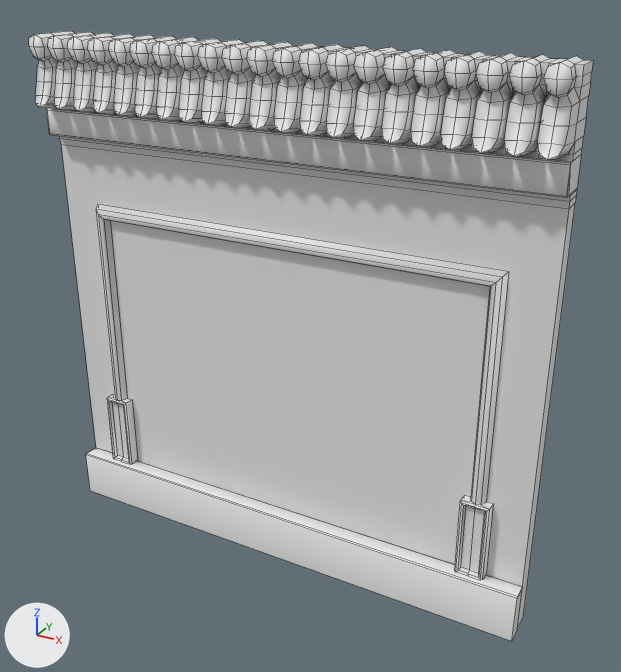
The FBX model Assets/3D Models/AntigoEgito/FBX_Egito/ParedeTemploEgipcio.fbx as it was, and as the next commit left it.
One viewpoint serves both versions: a 50 mm camera at (9.8, -5.23, 4.53) aimed at (6.98, -0.1, 1.97). Lighting does not change. The marker at lower left points along +X, +Y and +Z. Mesh edges are drawn as thin lines. Where no turn or scale is listed for an object, it has been applied to the vertices.

Names of what the first picture shows: 'ParedeTemploEgipcio'.
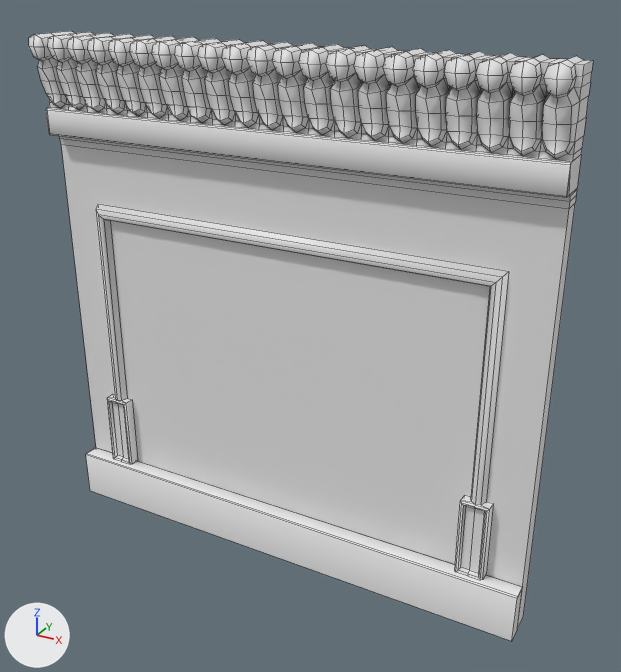
What differs and where, as boxes (x1, y1, x2, y2) in the pictures (621 x 672 px; the box of a moved part takes in the faces that stretch with it):
```json
{"object": "ParedeTemploEgipcio", "change": "reshaped, shading changed", "before": [29, 31, 593, 641], "after": [29, 31, 593, 641]}
{"part": 1, "of": "me_paredetemploegipcio_001", "change": "moved or reshaped", "before": [35, 57, 580, 162], "after": [38, 57, 580, 162]}
{"part": 2, "of": "me_paredetemploegipcio_001", "change": "shading changed", "before": [29, 31, 593, 641], "after": [29, 31, 593, 641]}
```

Scene script edits in JSON lines:
```json
{"block": "me_paredetemploegipcio_001", "where": "# used by ob_paredetemploegipcio; location = (4.748, 0.0, 0.0)"}
{"op": "remove", "block": "me_paredetemploegipcio_001", "code": "me_paredetemploegipcio_001.from_pydata(...)  # 1103 vertices, 1071 faces; spans x 0.0..4.0, y -0.42..0.0, z 0.0..4.02"}
{"op": "add", "block": "me_paredetemploegipcio_001", "code": "me_paredetemploegipcio_001.from_pydata(...)  # 1103 vertices, 1071 faces; spans x 0.0..4.0, y -0.41..0.0, z 0.0..4.02"}
{"block": "me_paredetemploegipcio_001", "change": "me_paredetemploegipcio_001 part 1: 297 of 1103 vertices moved; they spanned x 0.01..3.99, y -0.42..-0.23, z 3.47..3.83 and now span x 0.01..3.99, y -0.35..-0.18, z 3.47..3.83; mean shift (0.0, 0.07, 0.0); largest move (2.06, -0.41, 3.53) -> (2.06, -0.25, 3.53)"}
{"block": "me_paredetemploegipcio_001", "change": "me_paredetemploegipcio_001 part 2: edges marked sharp go from 356 to 0"}
```
